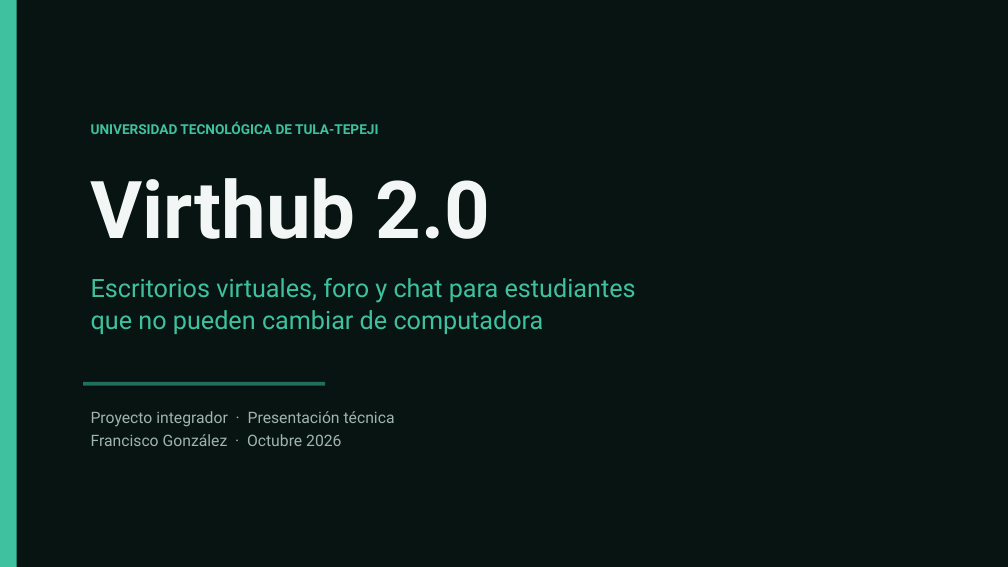
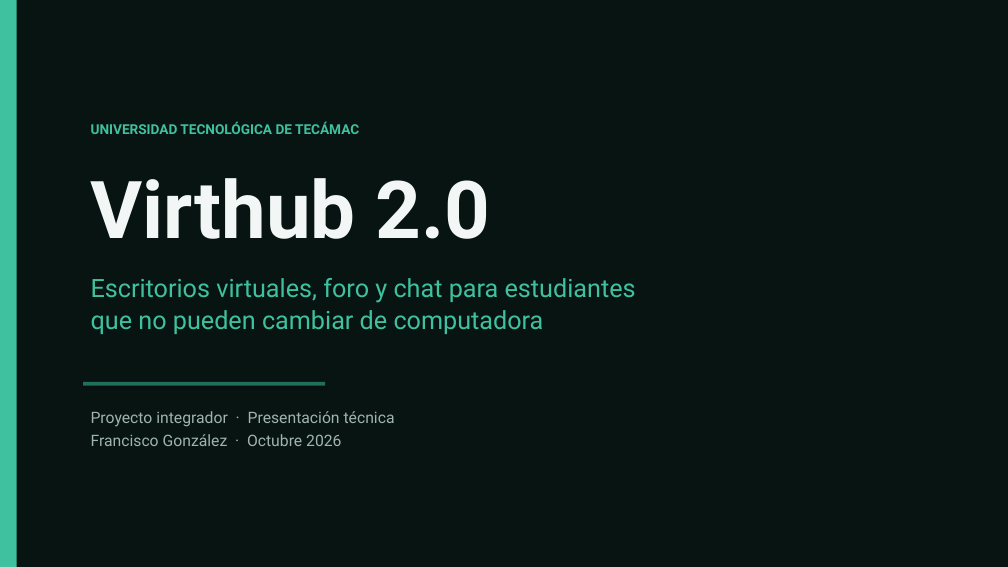
Before and after one commit to HankHound03/Virthub-IA, a slide deck: slide 1 of docs/Presentacion-Virthub-2.0.pptx. Drawn at 1008x567 pixels with LibreOffice and Linux fonts; fonts in the diff are those of the drawing. Boxes give left, top, right and bottom in pixels: in the first picture for what was removed or moved away, otherwise in the second. Text is boxed around its words. In the diff, an @@ line names an element or a change of style, - is before the commit and + after.

Commit message:
Manuales y presentacion: universidad correcta, nostalgia, marco de perfil y cambios 1.0 a 2.0
CORRECCION
  La universidad es la Tecnologica de Tecamac, no la de Tula-Tepeji. Corregido en
  los tres documentos: portadas, pies y una mencion en el manual de usuario.

NUEVAS CAPTURAS
  Tres mas, adjuntadas donde corresponden:
    - pestana Mensajes del chat, sin conversacion abierta;
    - pestana Anuncios, con los avisos del administrador;
    - perfil: cambio de foto y selector de color del marco.

CONTENIDO NUEVO

  Manual de usuario
    - 3.4 deja claro que el estado del sistema es exclusivo del administrador, y
      por que.
    - 4.1 justifica el diseno Redmond desde la nostalgia: la interfaz que ya se
      reconoce, que no compite con el contenido, que no exige una pantalla nueva
      y que es un homenaje a la computadora que inspiro el proyecto.
    - 6.1 explica el cambio de foto y el color del marco, paso a paso.
    - 15 recorre los cambios de la 1.0 a la 2.0 contados desde quien usa el sitio.

  Manual de administrador
    - 14 recorre los mismos cambios desde el lado tecnico: temas, foro y archivos,
      moderacion y antivirus, chat, escritorios, IA, rendimiento y version.

  Presentacion
    - Dos diapositivas nuevas: "Por que Redmond" (nostalgia) y "De la 1.0 a la 2.0".
    - La numeracion ahora se calcula sola, para no renumerar al insertar.

Los tres documentos: 27 diapositivas y los dos manuales regenerados con sus
capturas. Imagenes usadas: 23.

```diff
--- a/docs/Presentacion-Virthub-2.0.pptx
+++ b/docs/Presentacion-Virthub-2.0.pptx
@@ text at [91,121,359,134]: text changed @@
-UNIVERSIDAD TECNOLÓGICA DE TULA-TEPEJI
+UNIVERSIDAD TECNOLÓGICA DE TECÁMAC
```
Also in this commit, not shown: 6 other slides changed, 2 slides added, 9 other files.
